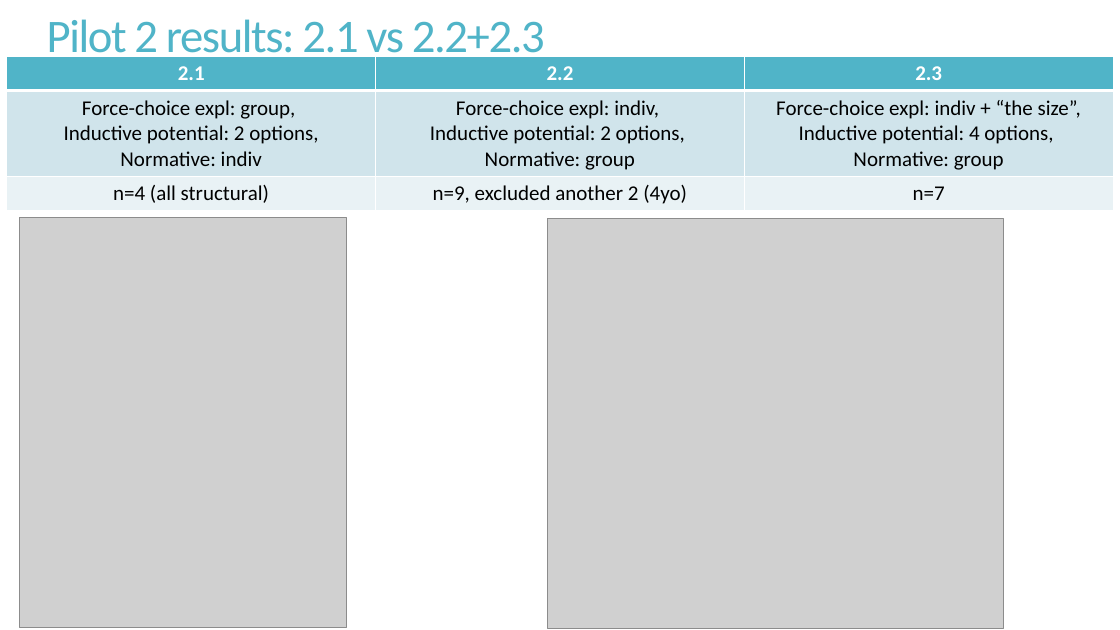
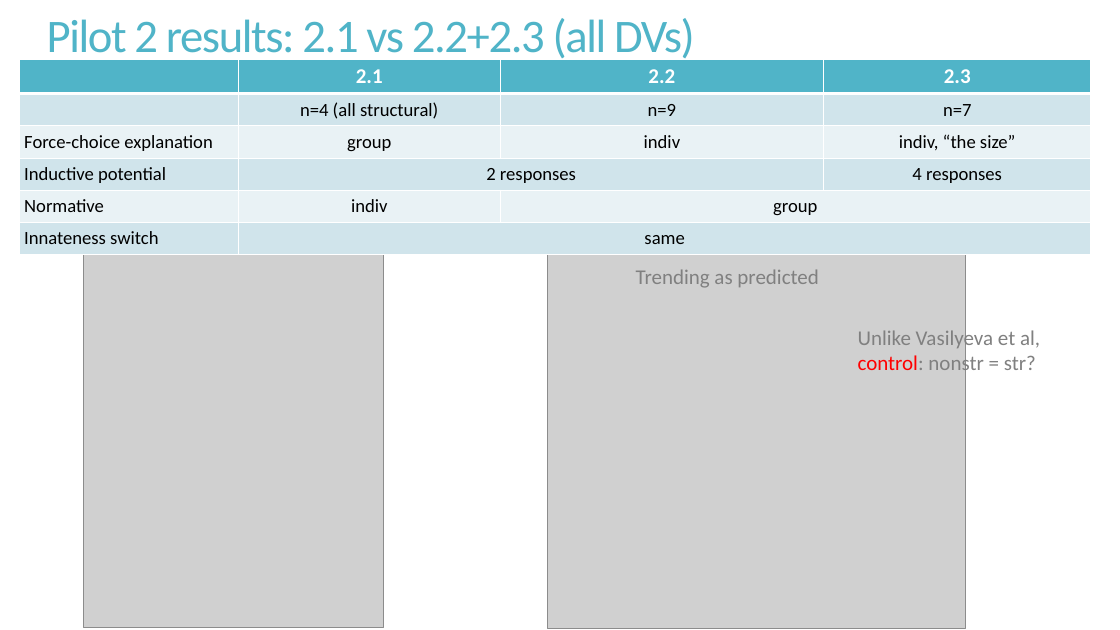
Before and after one commit to mariannazhang/structuralblocking, a slide deck: slide 22 of manuscript/FYP_pilot_2_3.24.19.pptx (slide 21 before the commit). Drawn at 1120x630 pixels with LibreOffice and Linux fonts; fonts in the diff are those of the drawing; grey boxes stand for pictures. Boxes give left, top, right and bottom in pixels: in the first picture for what was removed or moved away, otherwise in the second. Text is boxed around its words. In the diff, an @@ line names an element or a change of style, - is before the commit and + after.

Commit message:
analysis for pilot 2.1-2.3, power analysis for final data collection

```diff
--- a/manuscript/FYP_pilot_2_3.24.19.pptx
+++ b/manuscript/FYP_pilot_2_3.24.19.pptx
@@ title at <box>47,18,695,64</box>: text changed @@
-Pilot 2 results: 2.1 vs 2.2+2.3
+Pilot 2 results: 2.1 vs 2.2+2.3 (all DVs)
@@ table at <box>19,60,1091,252</box> @@
-2.1 | 2.2 | 2.3
-Force-choice expl: group, Inductive potential: 2 options, Normative: indiv | Force-choice expl: indiv, Inductive potential: 2 options, Normative: group | Force-choice expl: indiv + “the size”, Inductive potential: 4 options, Normative: group
-n=4 (all structural) | n=9, excluded another 2 (4yo) | n=7
+ | 2.1 | 2.2 | 2.3
+ | n=4 (all structural) | n=9 | n=7
+Force-choice explanation | group | indiv | indiv, “the size”
+Inductive potential | 2 responses |  | 4 responses
+Normative | indiv | group | 
+Innateness switch | same |  | 
@@ table: place and size @@
-table at <box>7,57,1113,209</box>
+table at <box>19,60,1091,252</box>
@@ picture: place and size @@
-picture at <box>19,218,346,628</box>
+picture at <box>83,251,383,628</box>
@@ picture: place and size @@
-picture at <box>547,218,1003,628</box>
+picture at <box>547,252,965,628</box>
@@ text added at <box>636,269,818,288</box>, 18 pt, text #808080 @@
+Trending as predicted
@@ text added at <box>858,327,1040,376</box>, 18 pt, text #808080 @@
+Unlike Vasilyeva et al,
+control: nonstr = str?
```
Also in this commit, not shown: 10 other slides changed, 12 slides added, 2 slides removed, 30 other files.
